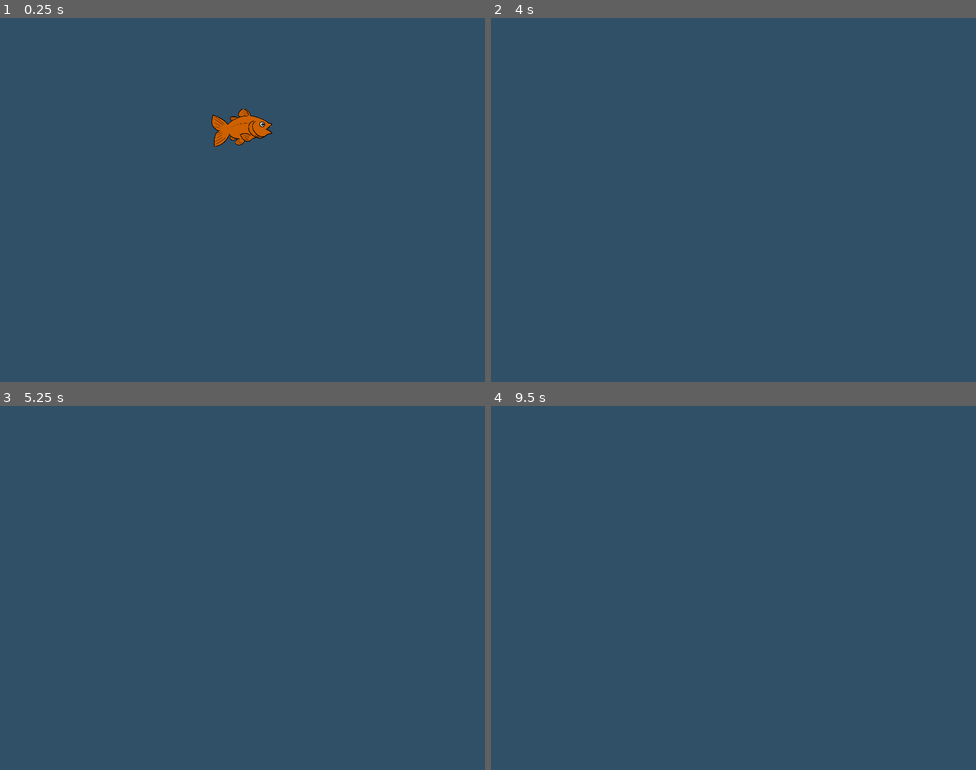
Above: before the commit, frames 1-4 (two rows, left to right).
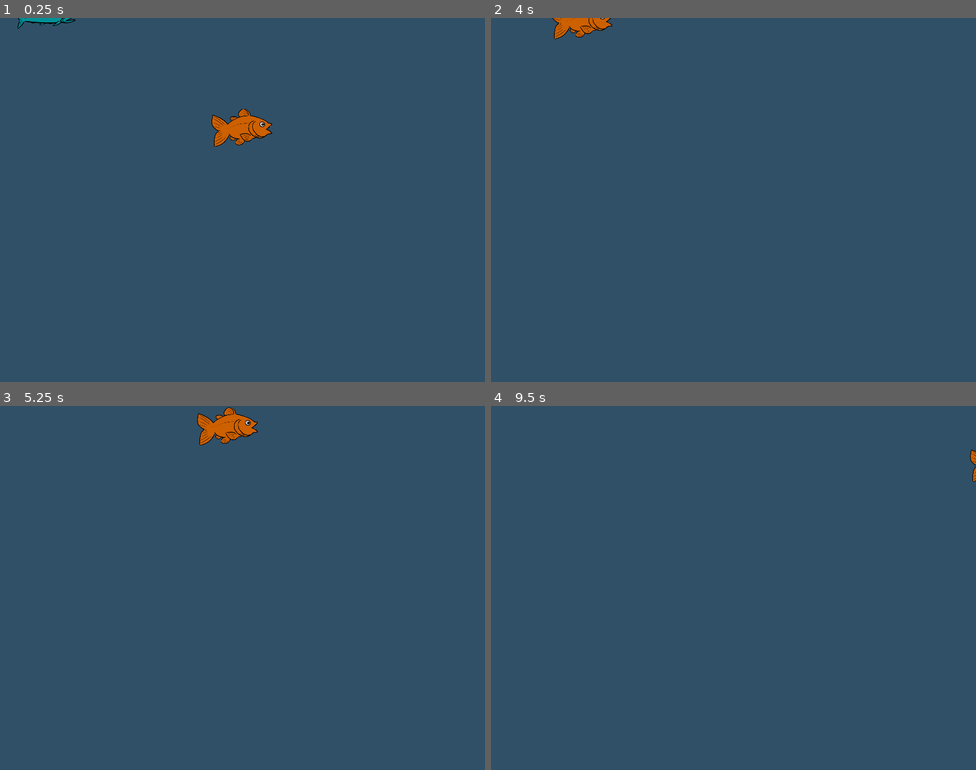
Above: after the commit, the same moments.

Repository: CatNine9/FishGame
Game: Godot game, scene res://Levels/Main.tscn
Same seed, same stepped clock (60 frames per second), same inputs: the game is played once before the commit and once after it.
Inputs:
- Up to frame 1 (0.25 s): no input
- Up to frame 2 (4 s): hold Up (ui_up) 0.53-2.03 s; tap Enter at 2, 3.5 s; hold Left (ui_left) 2.03-3.53 s; tap Space at 2.75 s; hold Down (ui_down) from 3.53 s (still down)
- Up to frame 3 (5.25 s): release Down (ui_down) at 4.28 s; hold Right (ui_right) 4.28-5.03 s; hold Up (ui_up) from 5.03 s (still down)
- Up to frame 4 (9.5 s): tap Space at 5.75, 7.25 s; release Up (ui_up) at 5.78 s; hold Right (ui_right) 5.78-8.03 s; tap Enter at 6.5 s; hold Down (ui_down) 8.03-8.78 s; hold Left (ui_left) from 8.78 s (still down)

The runs differ from the first frame. In frame 1, 0.2% of the frame differs, in the area x 3-16%, y 0-3%; in frame 2, 0.5%; in frame 3, 0.8%, in the area x 40-54%, y 0-11%; in frame 4, less than 0.1%.

Commit message:
Level script tells enemy instance which side to spawn, enemy moves to opposite side.

Diff:
--- a/FishGame/Fish/Enemy.gd
+++ b/FishGame/Fish/Enemy.gd
@@ -6,11 +6,19 @@
 
 var spawn_side = null
 
-
+func _ready():
+	if spawn_side == 0:
+		position.x = 0
+	elif spawn_side == 1:
+		position.x = 800
+	else:
+		print("Spawn side not ready.")
 
 func _process(delta):
-	if spawn_side == "Left":
+	if spawn_side == 0:
 		velocity.x = 1 * SPEED
+	elif spawn_side == 1:
+		velocity.x = -1 * SPEED
 	else:
-		velocity.x = -1 * SPEED
+		velocity.x = 0
 	move_and_slide()
--- a/FishGame/Levels/Main.gd
+++ b/FishGame/Levels/Main.gd
@@ -21,4 +21,5 @@
 
 	var enemy_preload = preload("res://Fish/Enemy.tscn")
 	var enemy_spawn = enemy_preload.instantiate()
+	enemy_spawn.spawn_side = random_side_value
 	add_child(enemy_spawn)
